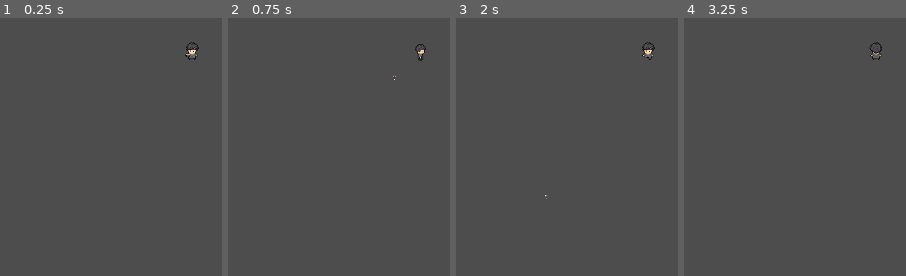
Above: before the commit, frames 1-4 (left to right).
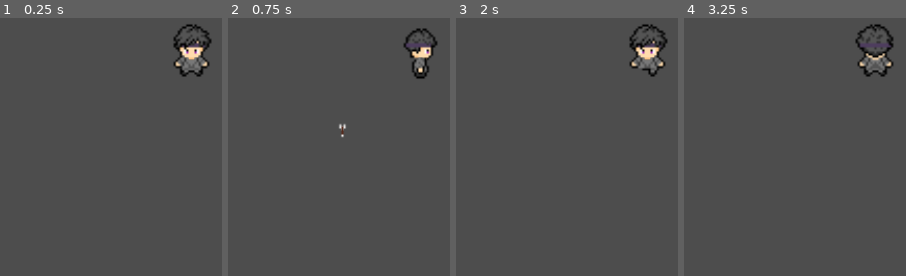
Above: after the commit, the same moments.

Repository: ruibli/Symphony-of-Sin
Game: Godot game, scene res://sos.tscn
The game is run twice, just before and just after one commit, with the same random seed, the same clock (stepped at 60 frames per second) and the same inputs.
Inputs:
- Up to frame 1 (0.25 s): no input
- Up to frame 2 (0.75 s): tap Enter at 0.5 s; hold D (move_right) from 0.53 s (still down); hold Space (attack) from 0.53 s (still down)
- Up to frame 3 (2 s): release D (move_right) at 1.28 s; release Space (attack) at 1.28 s; hold S (move_down) from 1.28 s (still down); tap Space (attack) at 1.35 s
- Up to frame 4 (3.25 s): tap Enter at 2 s; release S (move_down) at 2.03 s; hold D (move_right) 2.03-2.78 s; hold Space (attack) 2.03-2.78 s; hold W (move_up) from 2.78 s (still down); tap Space (attack) at 2.85 s

The runs differ from the first frame. In frame 1, 1.6% of the frame differs, in the area x 77-96%, y 2-23%; in frame 2, 1.3%; in frame 3, 1.6%; in frame 4, 1.4%.

Commit message:
fix starting animation

Diff:
--- a/assets/entities/nova/nova.tscn
+++ b/assets/entities/nova/nova.tscn
@@ -168,13 +168,14 @@
 top_level = true
 z_index = 1
 sprite_frames = SubResource("SpriteFrames_we3h0")
-animation = &"crossbow_down"
+animation = &"walk_down"
 
 [node name="NovaCollision" type="CollisionShape2D" parent="."]
 z_index = 1
 shape = SubResource("CapsuleShape2D_g5e2g")
 
 [node name="Camera2D" type="Camera2D" parent="."]
+zoom = Vector2(3, 3)
 limit_smoothed = true
 
 [node name="BowCooldown" type="Timer" parent="."]
